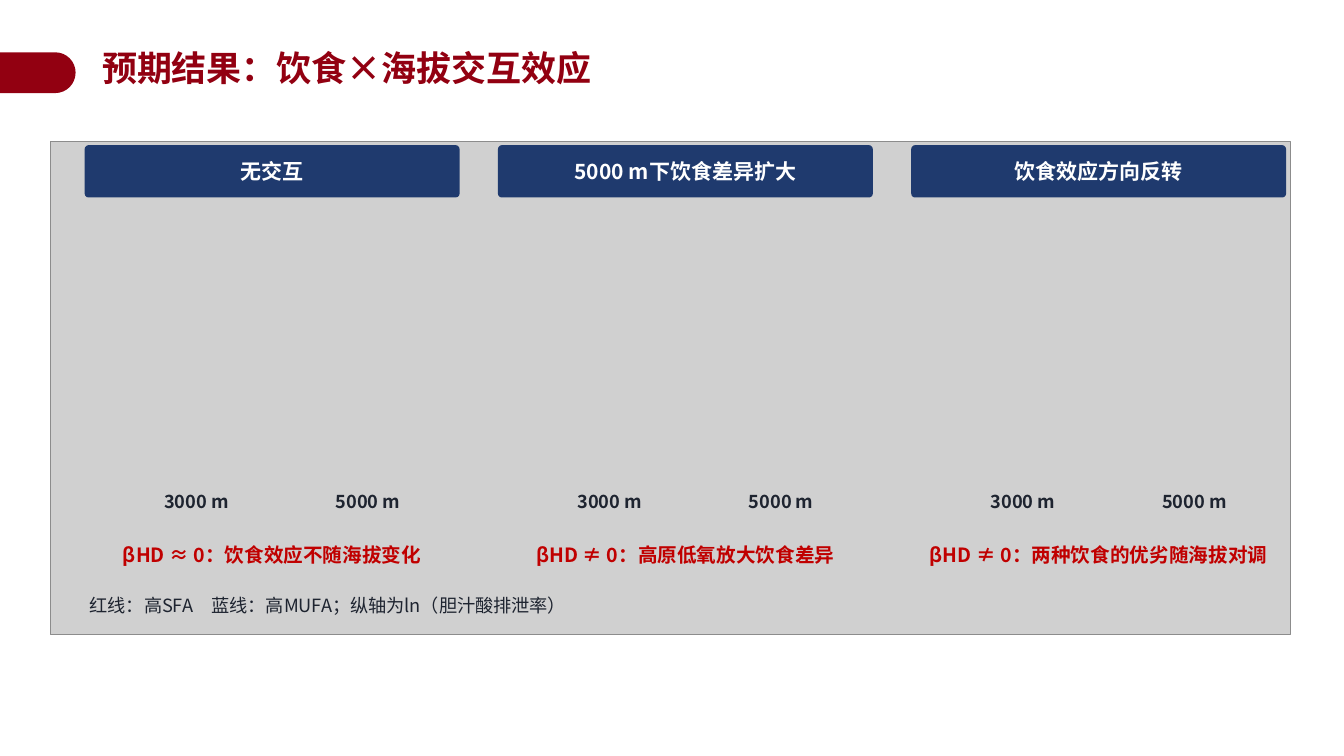
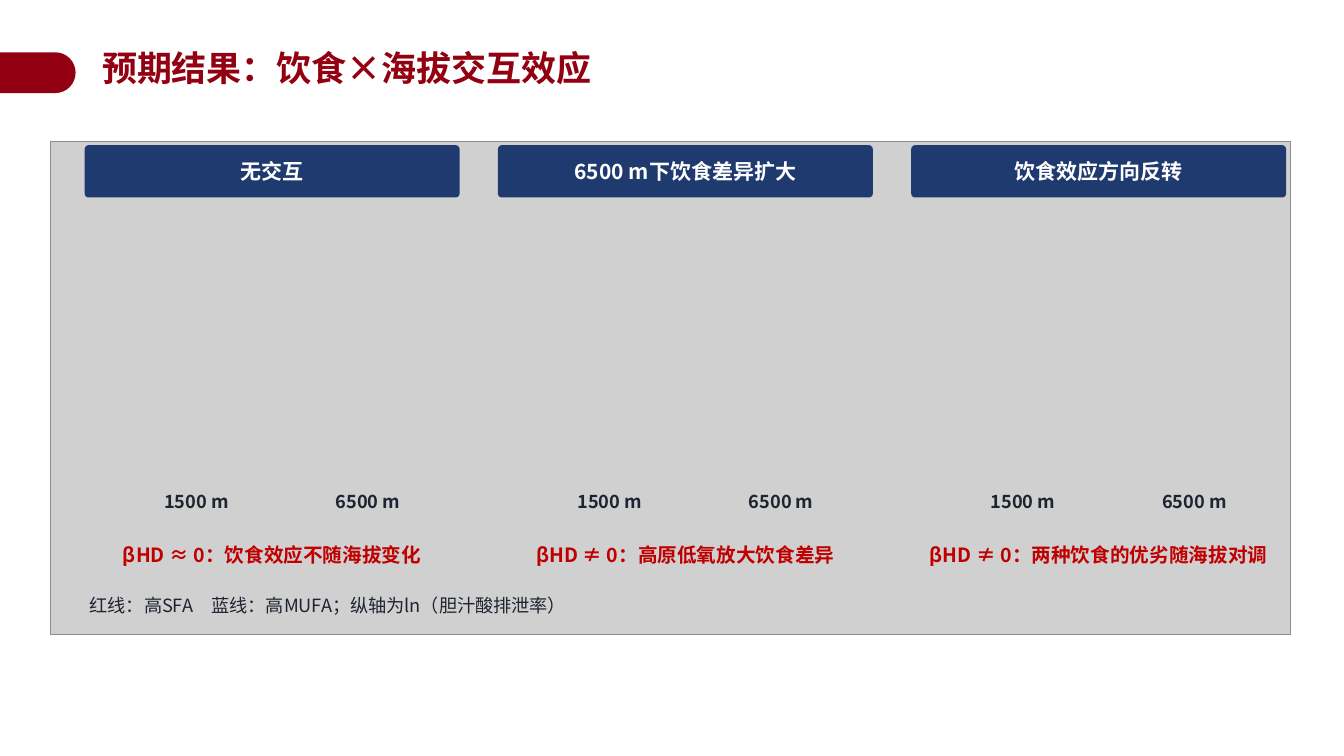
Before and after one commit to a854589274-afk/1, a slide deck: slide 19 of 开题答辩PPT_BSEP高原低压低氧.pptx. Drawn at 1344x756 pixels with LibreOffice and Linux fonts; fonts in the diff are those of the drawing; grey boxes stand for pictures; background and template pictures are left out. Boxes give left, top, right and bottom in pixels: in the first picture for what was removed or moved away, otherwise in the second. Text is boxed around its words. In the diff, an @@ line names an element or a change of style, - is before the commit and + after.

```diff
--- a/开题答辩PPT_BSEP高原低压低氧.pptx
+++ b/开题答辩PPT_BSEP高原低压低氧.pptx
@@ text in rounded rectangle at <box>575,161,796,181</box>: text changed @@
-5000 m下饮食差异扩大
+6500 m下饮食差异扩大
@@ text at <box>164,494,229,508</box>: text changed @@
-3000 m
+1500 m
@@ text at <box>336,494,401,508</box>: text changed @@
-5000 m
+6500 m
@@ text at <box>578,494,643,508</box>: text changed @@
-3000 m
+1500 m
@@ text at <box>749,494,814,508</box>: text changed @@
-5000 m
+6500 m
@@ text at <box>991,494,1056,508</box>: text changed @@
-3000 m
+1500 m
@@ text at <box>1162,494,1227,508</box>: text changed @@
-5000 m
+6500 m
```
Also in this commit, not shown: 7 other slides changed.
